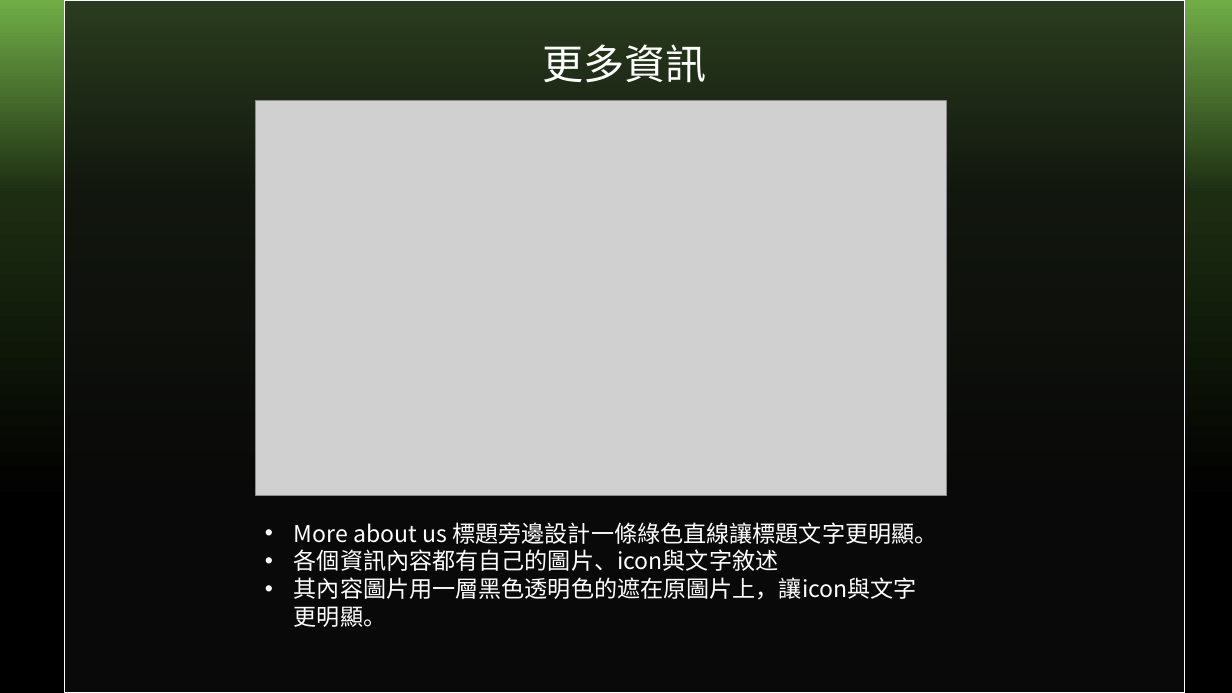
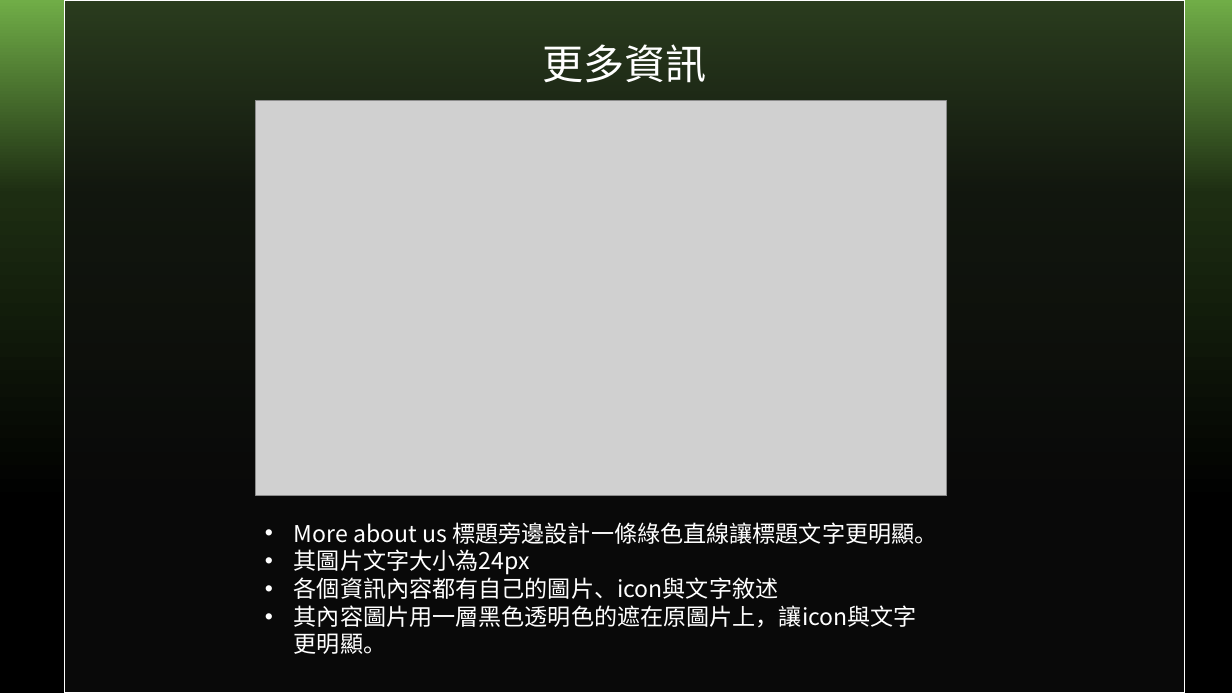
Before and after one commit to deur2008/103590054_HW5, a slide deck: slide 6 of introduction.pptx. Drawn at 1232x693 pixels with LibreOffice and Linux fonts; fonts in the diff are those of the drawing; grey boxes stand for pictures. Boxes give left, top, right and bottom in pixels: in the first picture for what was removed or moved away, otherwise in the second. Text is boxed around its words. In the diff, an @@ line names an element or a change of style, - is before the commit and + after.

```diff
--- a/introduction.pptx
+++ b/introduction.pptx
@@ text at bbox=[294, 549, 530, 575]: paragraph added @@
+• 其圖片文字大小為24px
```
Also in this commit, not shown: 4 other slides changed, 2 other files.
